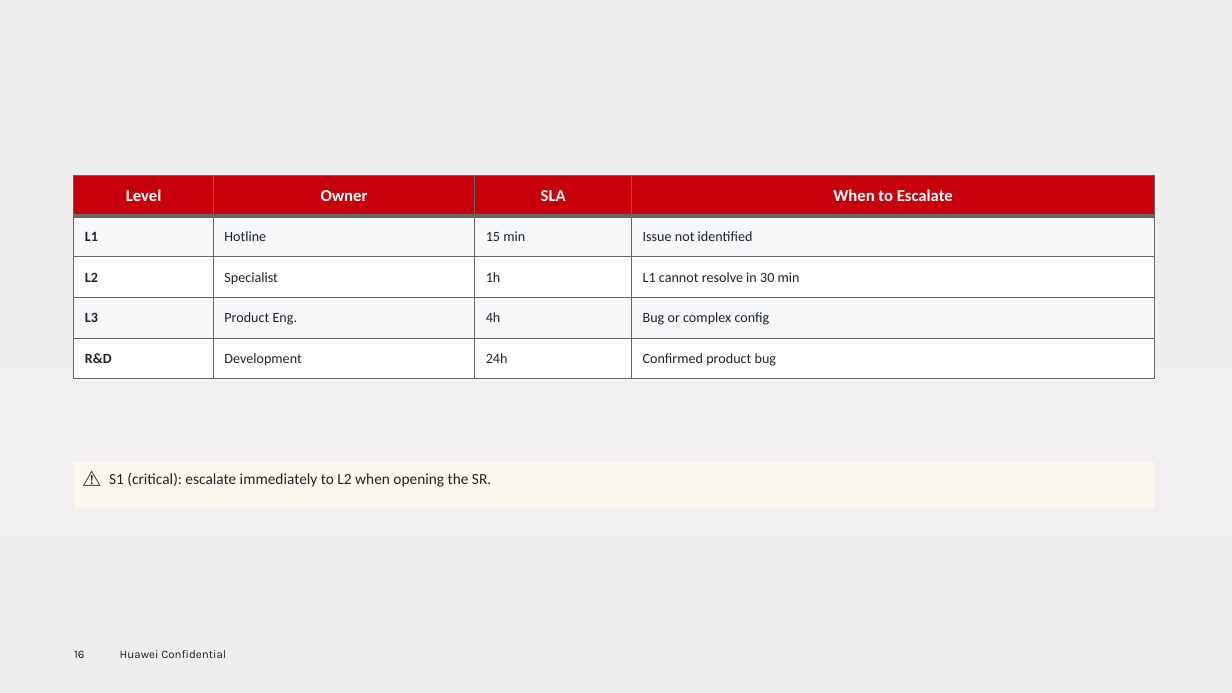
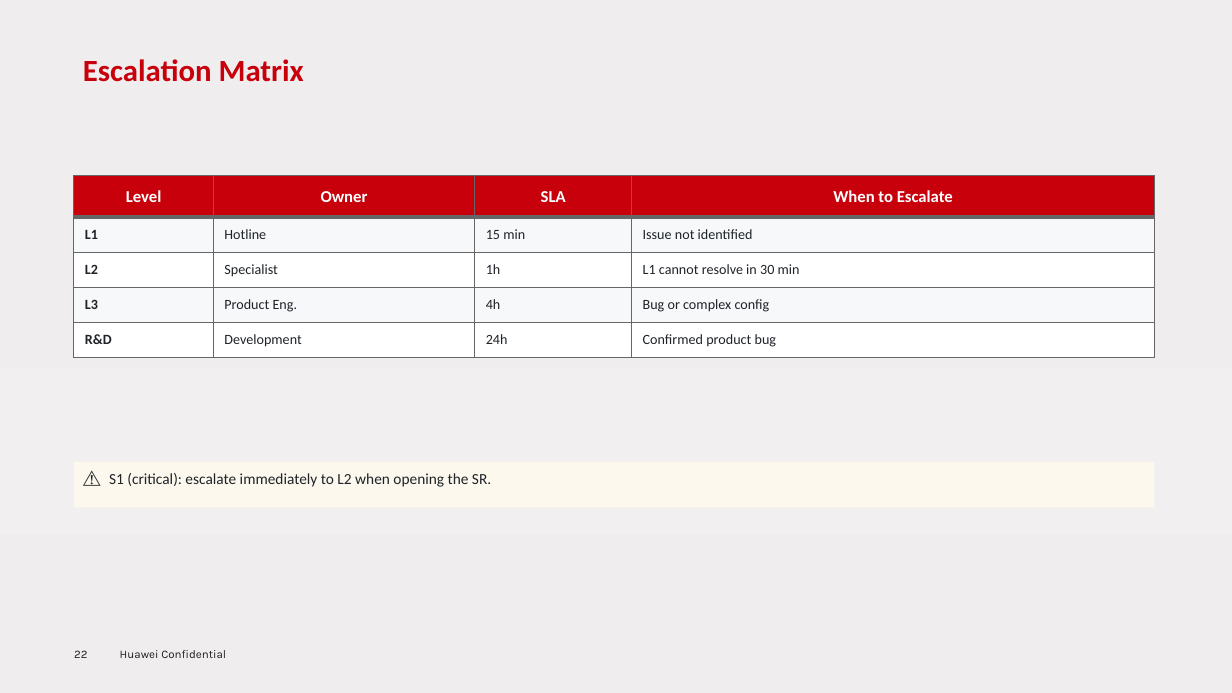
Before and after one commit to RaulMyron/Huawei-doc-templates, a slide deck: slide 22 of examples/ppt/en/sample-en.pptx (slide 16 before the commit). Drawn at 1232x693 pixels with LibreOffice and Linux fonts; fonts in the diff are those of the drawing; background and template pictures are left out. Boxes give left, top, right and bottom in pixels: in the first picture for what was removed or moved away, otherwise in the second. Text is boxed around its words. In the diff, an @@ line names an element or a change of style, - is before the commit and + after.

Commit message:
PPT: split authorship/thank-you slides, auto-fit tables, expand samples
Library (huawei_ppt.py):
- New authorship_slide() for page-2 back cover (author/version/date table,
  left half, never overlaps right-side branding)
- New thank_you_slide() for closing page; last_slide() is now a deprecated
  alias for it
- _strip_thank_you_from_last_page() removes the template's 'Thank you.'
  text box in-memory so the closing slide re-adds it explicitly
- set_title: top default 0.35 -> 0.55, now pins left to LEFT_MARGIN
- add_table: auto-fit row heights to available space, explicit row
  heights prevent auto-expansion, reduced cell margins
- Footer/content Y tuned (0.15" gap above footer)

SKILL.md: document authorship_slide, thank_you_slide; mark last_slide
deprecated; update skeleton and quick-start steps.

Samples (pt-br, en): expand Serviços chapter with per-service detail
slides (Computação, Armazenamento, Rede, BD, ...) adding an 'O Que
Verificar Primeiro' column; regenerate both decks.

```diff
--- a/examples/ppt/en/sample-en.pptx
+++ b/examples/ppt/en/sample-en.pptx
@@ title added at (83, 59, 304, 82), 24 pt, text #C7000B, bold @@
+Escalation Matrix
@@ table: place and size @@
-table at (74, 175, 1154, 379)
+table at (74, 175, 1154, 357)
@@ page number at (74, 650, 87, 658): text changed @@
-16
+22
```
Also in this commit, not shown: 17 other slides changed, 7 slides added, 1 slide removed, 5 other files.
